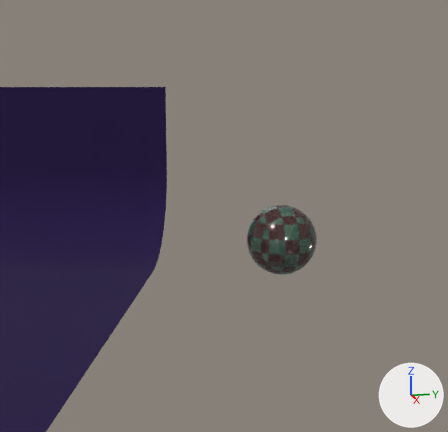
Before and after pictures for a commit that changed the Blender file BlenderProjects/melon.blend.
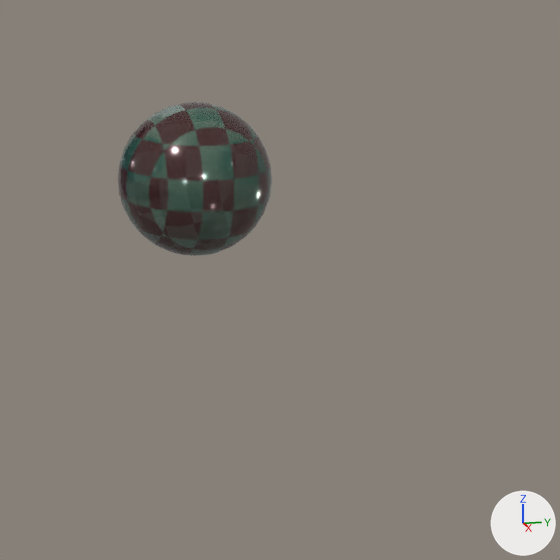
Each version is shown from a 50 mm lens placed at (13.94, -7.07, 7.21), pointed at (-7.02, -2.31, 3.17), then close up on the part from 43% to 100% of the width and 37% to 96% of the height. The lights are fixed; the arrows at lower right show +X, +Y and +Z.
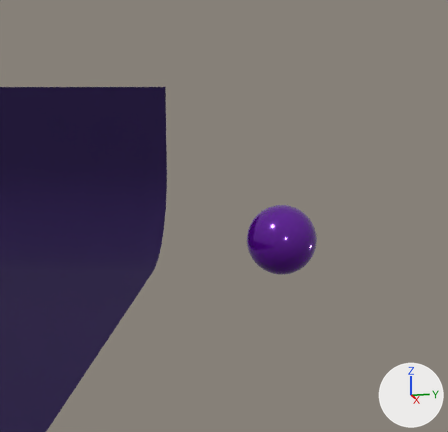
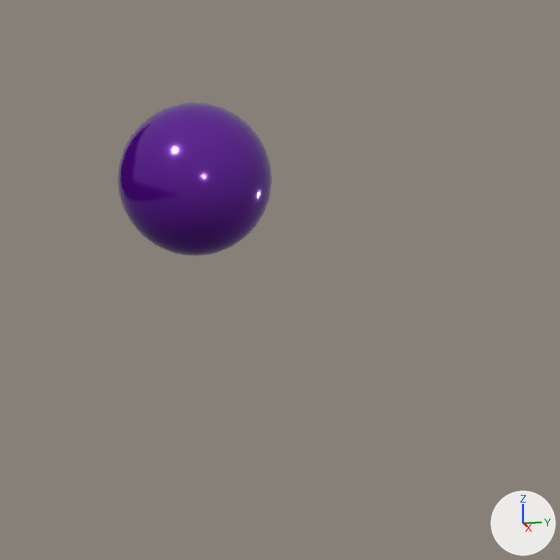
Where the newer file only moved an object's origin or applied its transform, the numbers keep the older frame.

The change, as a list of edits to the scene's bpy script:
```text
Add mat_mix:
    mat_mix = bpy.data.materials.new('Mix')
    # nodes: BsdfPrincipled, Mix, OutputMaterial
    # colours: red #bc0b00, blue #0400bc
Change me_sphere:
    where me_sphere.from_pydata(...)  # 482 vertices, 512 faces; spans x -7.79..-5.24, y -1.36..1.19, z 1.02..3.57
    remove me_sphere.materials.append(mat_material)
    add me_sphere.materials.append(mat_mix)
```

Pixel boxes (x1, y1, x2, y2) of what changed, in the close-ups (560 x 560 px):
'Sphere', recoloured: (118, 102, 272, 256) in both
